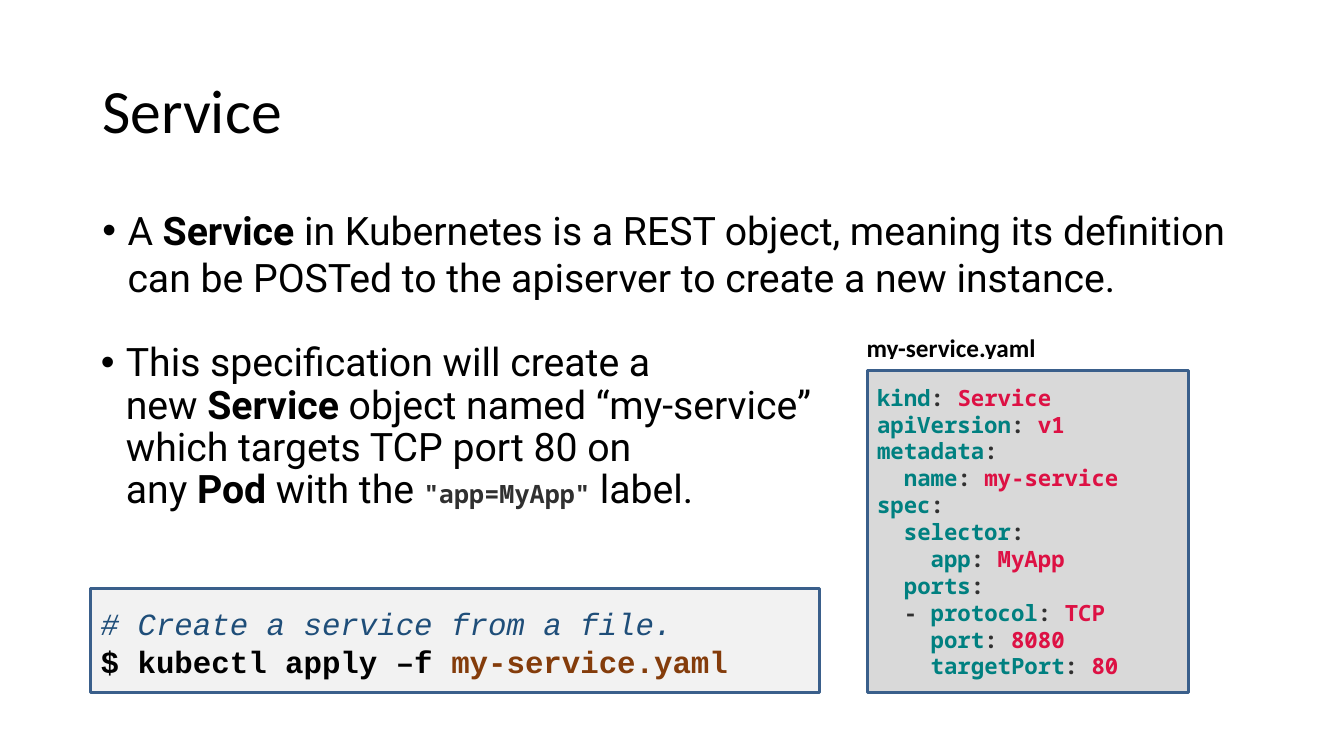
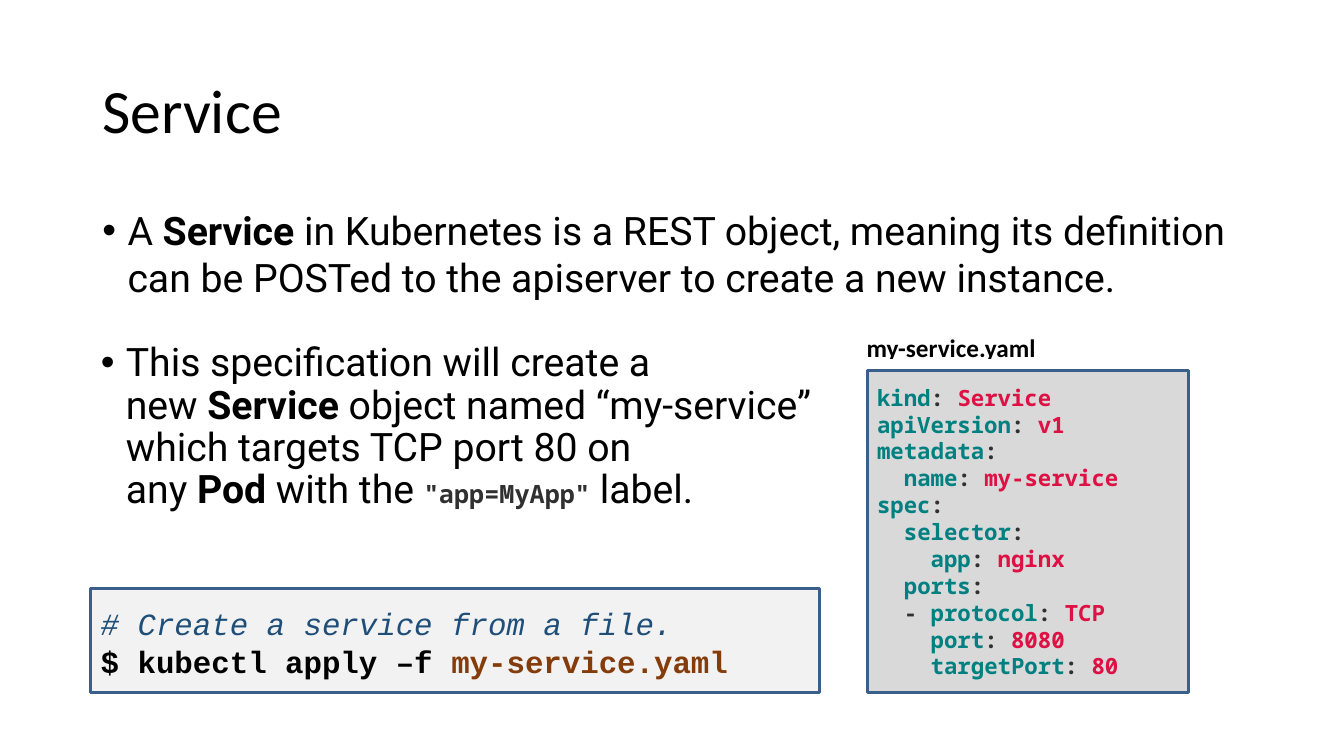
Before and after one commit to eylonmalin/k8s-training, a slide deck: slide 23 of day-2/Using Kubernetes Day 2.pptx. Drawn at 1344x756 pixels with LibreOffice and Linux fonts; fonts in the diff are those of the drawing. Boxes give left, top, right and bottom in pixels: in the first picture for what was removed or moved away, otherwise in the second. Text is boxed around its words. In the diff, an @@ line names an element or a change of style, - is before the commit and + after.

```diff
--- a/day-2/Using Kubernetes Day 2.pptx
+++ b/day-2/Using Kubernetes Day 2.pptx
@@ text in rectangle at (931, 549, 1065, 572): text changed @@
-app: MyApp
+app: nginx
```
Also in this commit, not shown: 14 other slides changed, 1 slide added.
